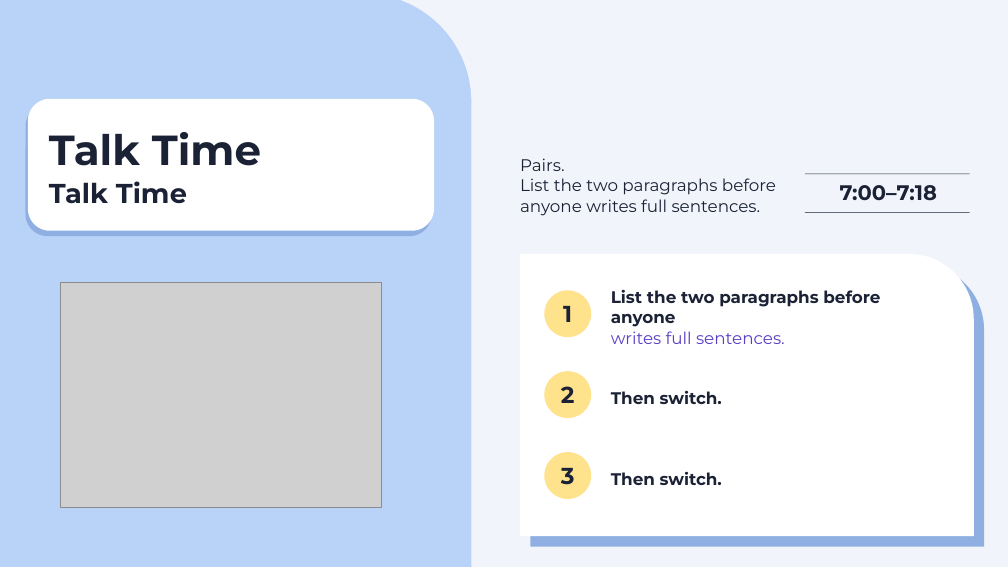
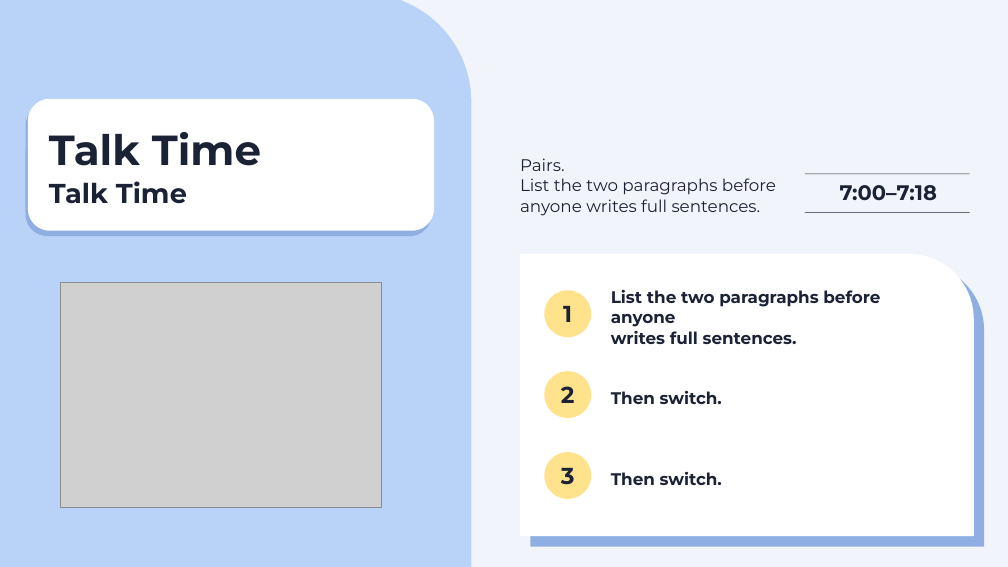
Before and after one commit to sdpursley/ESL-Curriculum, a slide deck: slide 22 of level5/slides/Level5_Lesson11_Slides.pptx. Drawn at 1008x567 pixels with LibreOffice and Linux fonts; fonts in the diff are those of the drawing; grey boxes stand for pictures. Boxes give left, top, right and bottom in pixels: in the first picture for what was removed or moved away, otherwise in the second. Text is boxed around its words. In the diff, an @@ line names an element or a change of style, - is before the commit and + after.

```diff
--- a/level5/slides/Level5_Lesson11_Slides.pptx
+++ b/level5/slides/Level5_Lesson11_Slides.pptx
@@ text at box(611, 331, 797, 344): text colour #5B3FC4 to #1B2236, bold on in "writes full sentences." @@
```
Also in this commit, not shown: 3 other slides changed, 8 other files.
